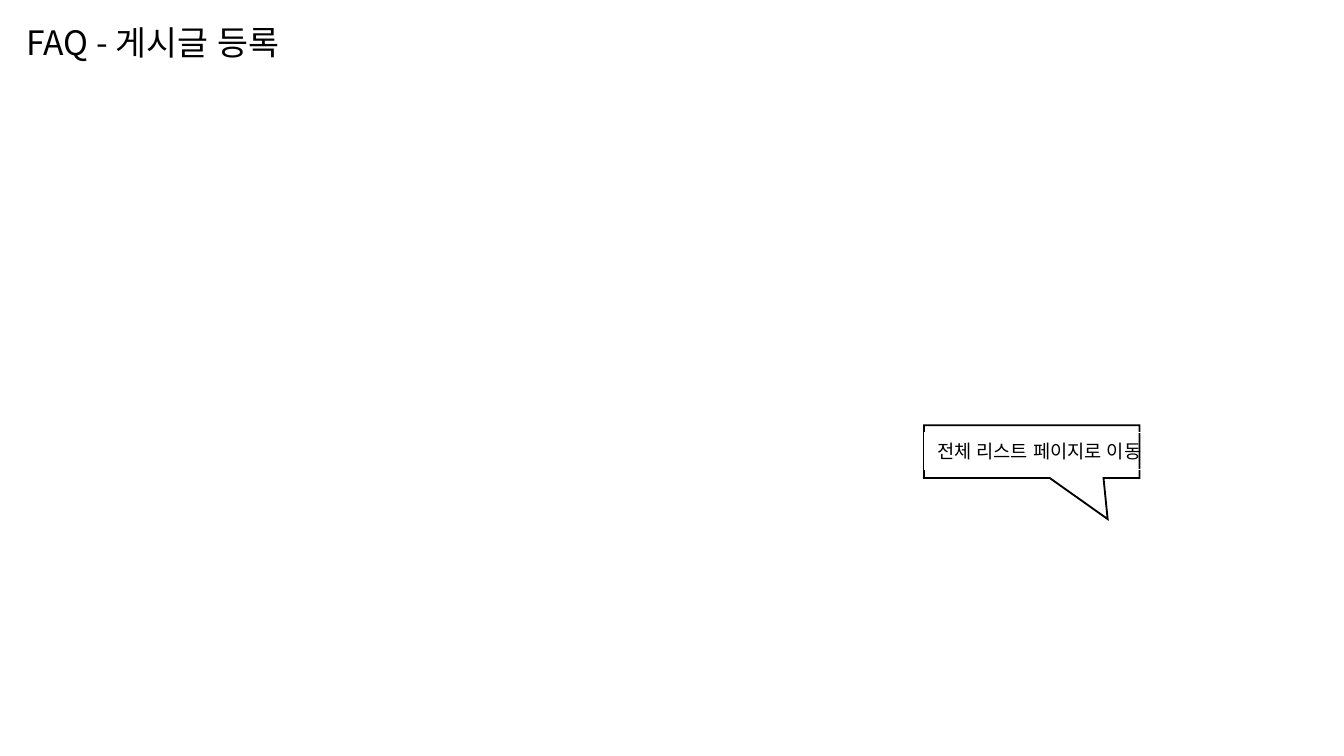
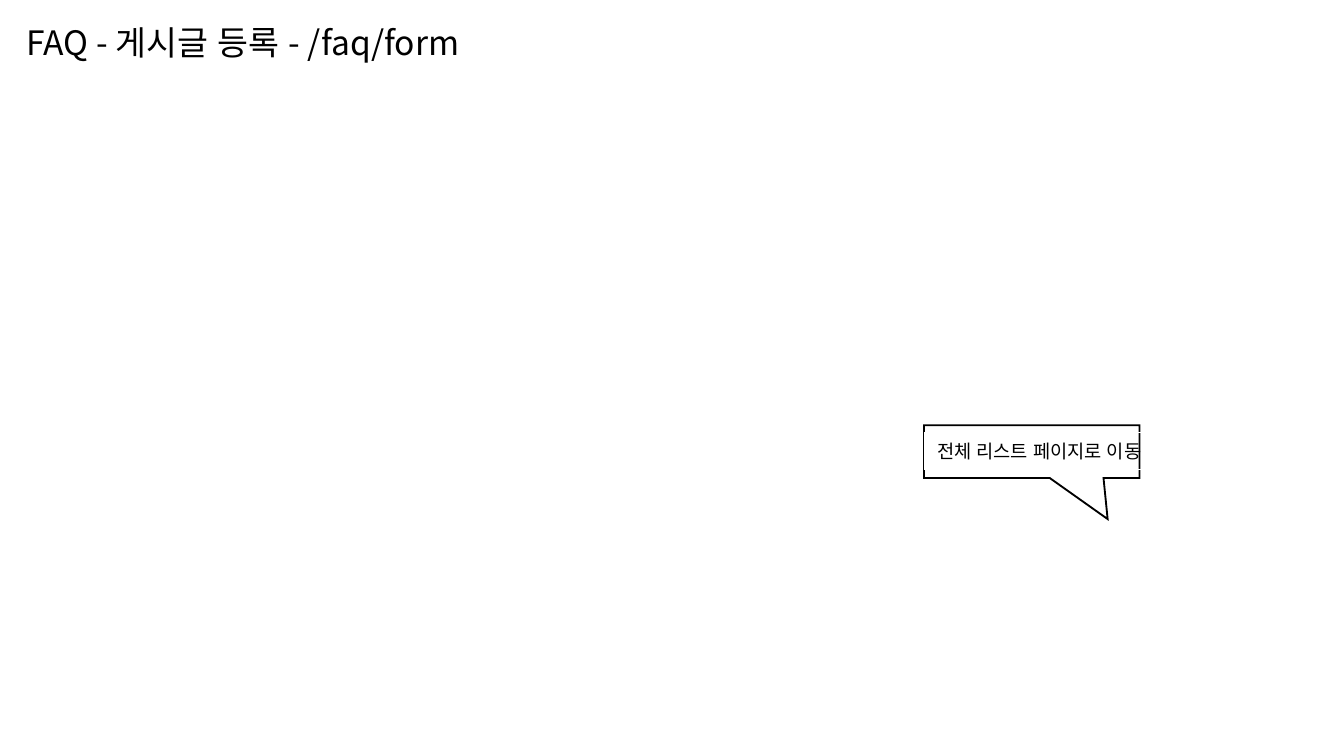
Before and after one commit to sksskdf/Spring_Projects-Java, a slide deck: slide 10 of demo/스마트 휴먼케어.pptx (slide 7 before the commit). Drawn at 1344x756 pixels with LibreOffice and Linux fonts; fonts in the diff are those of the drawing; background and template pictures are left out. Boxes give left, top, right and bottom in pixels: in the first picture for what was removed or moved away, otherwise in the second. Text is boxed around its words. In the diff, an @@ line names an element or a change of style, - is before the commit and + after.

```diff
--- a/demo/스마트 휴먼케어.pptx
+++ b/demo/스마트 휴먼케어.pptx
@@ rectangle "FAQ - 게시글 등록 - ...": place and size @@
-rectangle "FAQ - 게시글 등록 - ..." at (13,15,294,69)
+rectangle "FAQ - 게시글 등록 - ..." at (13,15,505,69)
@@ text in rectangle at (27,27,459,63): text changed @@
-FAQ - 게시글 등록
+FAQ - 게시글 등록 - /faq/form
```
Also in this commit, not shown: 5 other slides changed, 9 slides added, 3 other files.
